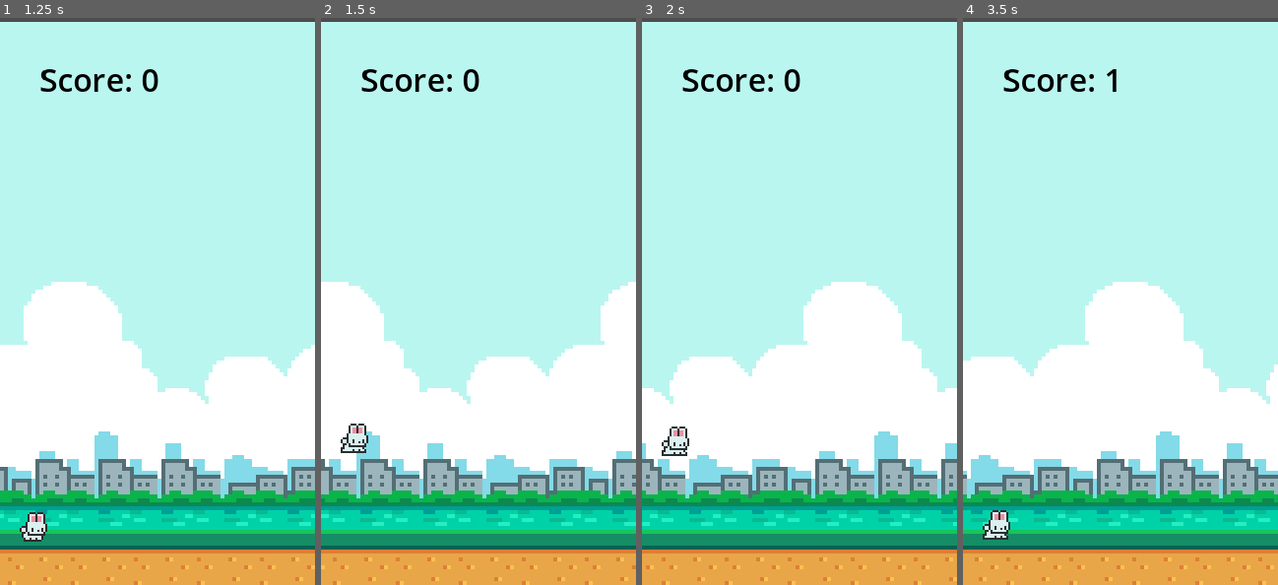
Above: before the commit, frames 1-4 (left to right).
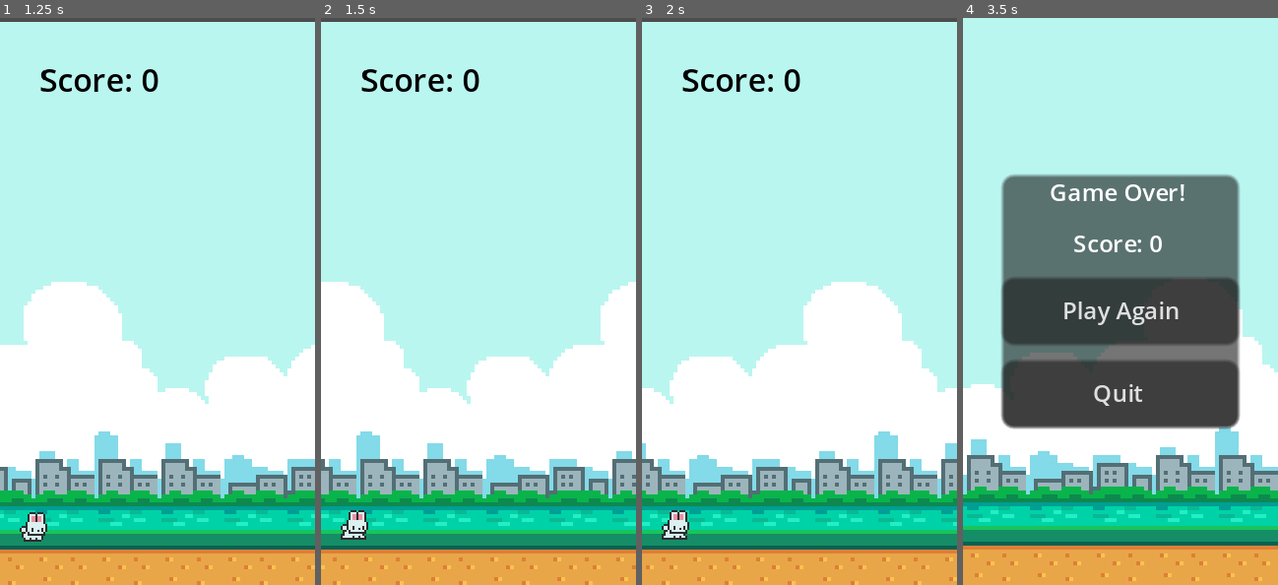
Above: after the commit, the same moments.

Repository: yesitsmattharris/runner
Game: Godot game, scene res://scenes/menu.tscn
The game is run twice, just before and just after one commit, with the same random seed, the same clock (stepped at 60 frames per second) and the same inputs.
Inputs:
- Up to frame 1 (1.25 s): click "Play" at 0.5 s
- Up to frame 2 (1.5 s): tap Enter (ui_accept) at 1.25, 1.35 s; hold Right (ui_right) from 1.28 s (still down)
- Up to frame 3 (2 s): keep holding Right (ui_right); tap Space (jump, bound only after the commit) at 1.52, 1.55, 1.82 s
- Up to frame 4 (3.5 s): tap Space (jump, bound only after the commit) at 2.1, 2.27, 2.57, 3.05 s; tap Enter (ui_accept) at 2.3, 2.85 s; release Right (ui_right) at 2.78 s; hold Left (ui_left) from 2.78 s (still down)

Frame 1 is identical in both runs. In frame 2, 0.7% of the frame differs, in the area x 6-15%, y 71-93%; in frame 3, 0.7%; in frame 4, 49%, in the area x 0-100%, y 0-100%.

Commit message:
Window and input fix for mobile; Export Android package

Diff:
--- a/player/player.gd
+++ b/player/player.gd
@@ -17,16 +17,8 @@
 		velocity.y += gravity * delta
 
 	# Handle Jump.
-	if Input.is_action_just_pressed("ui_accept") and is_on_floor():
+	if Input.is_action_just_pressed("jump") and is_on_floor():
 		velocity.y = JUMP_VELOCITY
-
-	# Get the input direction and handle the movement/deceleration.
-	# As good practice, you should replace UI actions with custom gameplay actions.
-	var direction = Input.get_axis("ui_left", "ui_right")
-	if direction:
-		velocity.x = direction * SPEED
-	else:
-		velocity.x = move_toward(velocity.x, 0, SPEED)
 
 	move_and_slide()
 
--- a/project.godot
+++ b/project.godot
@@ -26,6 +26,16 @@
 window/size/window_width_override=800
 window/size/window_height_override=1440
 window/stretch/mode="canvas_items"
+window/handheld/orientation=1
+
+[input]
+
+jump={
+"deadzone": 0.5,
+"events": [Object(InputEventKey,"resource_local_to_scene":false,"resource_name":"","device":-1,"window_id":0,"alt_pressed":false,"shift_pressed":false,"ctrl_pressed":false,"meta_pressed":false,"pressed":false,"keycode":0,"physical_keycode":32,"key_label":0,"unicode":32,"echo":false,"script":null)
+, null, Object(InputEventMouseButton,"resource_local_to_scene":false,"resource_name":"","device":-1,"window_id":0,"alt_pressed":false,"shift_pressed":false,"ctrl_pressed":false,"meta_pressed":false,"button_mask":0,"position":Vector2(0, 0),"global_position":Vector2(0, 0),"factor":1.0,"button_index":1,"pressed":false,"double_click":false,"script":null)
+]
+}
 
 [rendering]
 
Not shown, changed: .gitignore
Not shown, added: RunRabbitRun.apk
